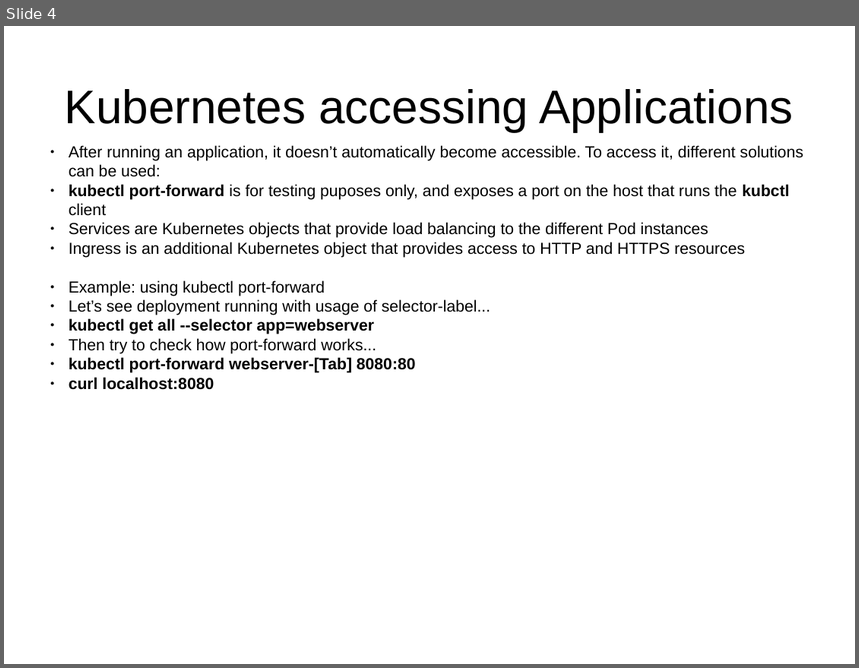
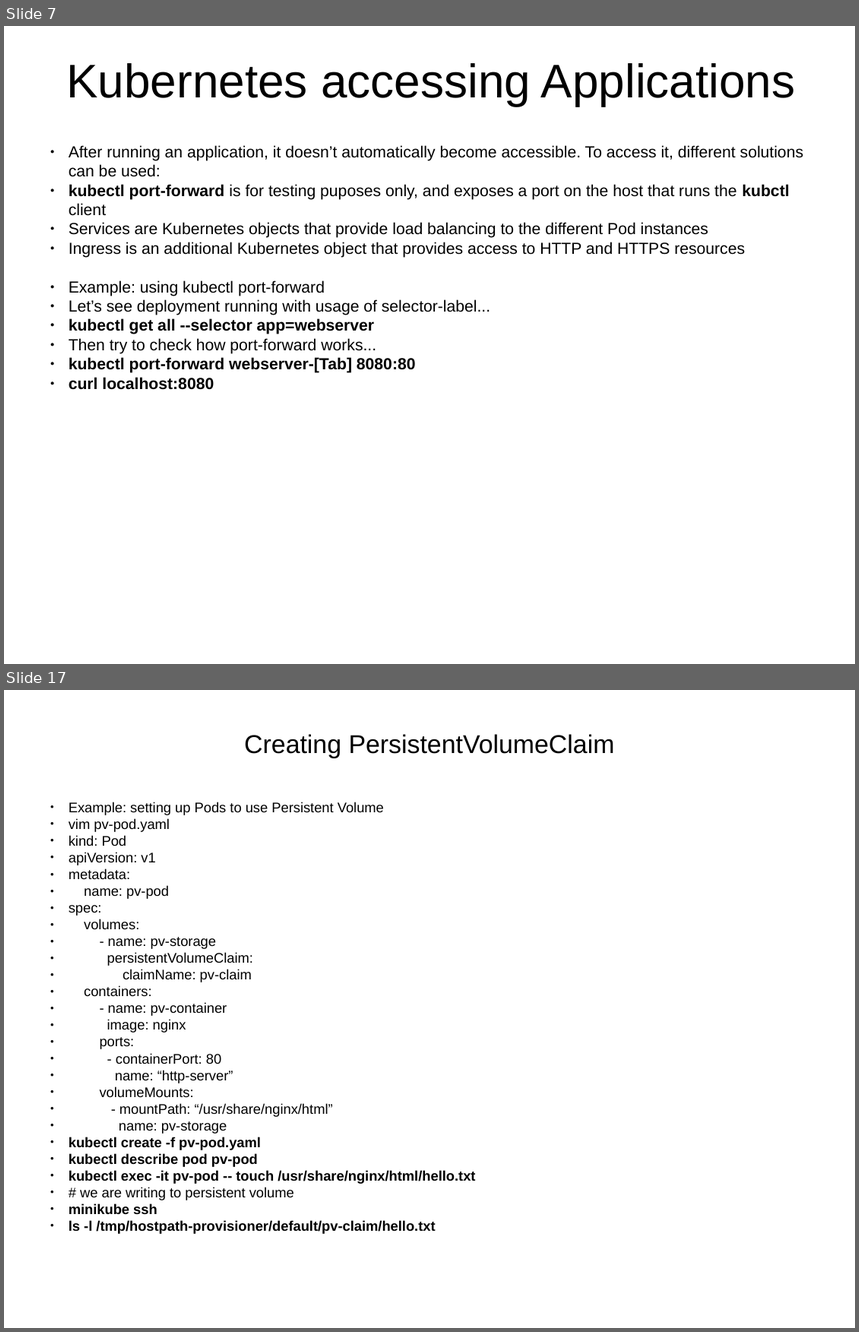
Before and after one commit to j-avdeev/DevOps, a slide deck: Lec presentations/DevOps - lec - K8S.odp. Shown one above the other, each under a label of ours: slide 4 before the commit, slides 7 and 17 after it; the slides between them are not shown. The pictures are 859x668 and 859x1332 pixels, drawn with LibreOffice and Linux fonts; fonts in the diff are those of the drawing. Boxes give left, top, right and bottom in pixels: in the first picture for what was removed or moved away, otherwise in the second. Text is boxed around its words. In the diff, an @@ line names an element or a change of style, - is before the commit and + after.

```diff
--- a/Lec presentations/DevOps - lec - K8S.odp
+++ b/Lec presentations/DevOps - lec - K8S.odp
@@ slide 17 added at (4, 690, 855, 1328), background #FFFFFF @@
@@ title added at (244, 734, 615, 758), 24 pt, text #000000 @@
+Creating PersistentVolumeClaim
@@ text added at (69, 802, 475, 1231), 13 pt, text #000000 @@
+● Example: setting up Pods to use Persistent Volume
+● vim pv-pod.yaml
+● kind: Pod
+● apiVersion: v1
+● metadata:
+● name: pv-pod
+● spec:
+● volumes:
+● - name: pv-storage
+● persistentVolumeClaim:
+● claimName: pv-claim
+● containers:
+● - name: pv-container
+● image: nginx
+● ports:
+● - containerPort: 80
+● name: “http-server”
+● volumeMounts:
+● - mountPath: “/usr/share/nginx/html”
+● name: pv-storage
+● kubectl create -f pv-pod.yaml
+● kubectl describe pod pv-pod
+● kubectl exec -it pv-pod -- touch /usr/share/nginx/html/hello.txt
+● # we are writing to persistent volume
+● minikube ssh
+● ls -l /tmp/hostpath-provisioner/default/pv-claim/hello.txt
@@ what was slide 4 is now slide 7 @@
@@ slide 7 changed as well @@
@@ title "Kubernetes accessing Applications": place and size @@
-title "Kubernetes accessing Applications" at (65, 89, 794, 132)
+title "Kubernetes accessing Applications" at (67, 63, 796, 107)
```
Also in this commit, not shown: 6 other slides changed, 19 other slides added, 4 other files.
